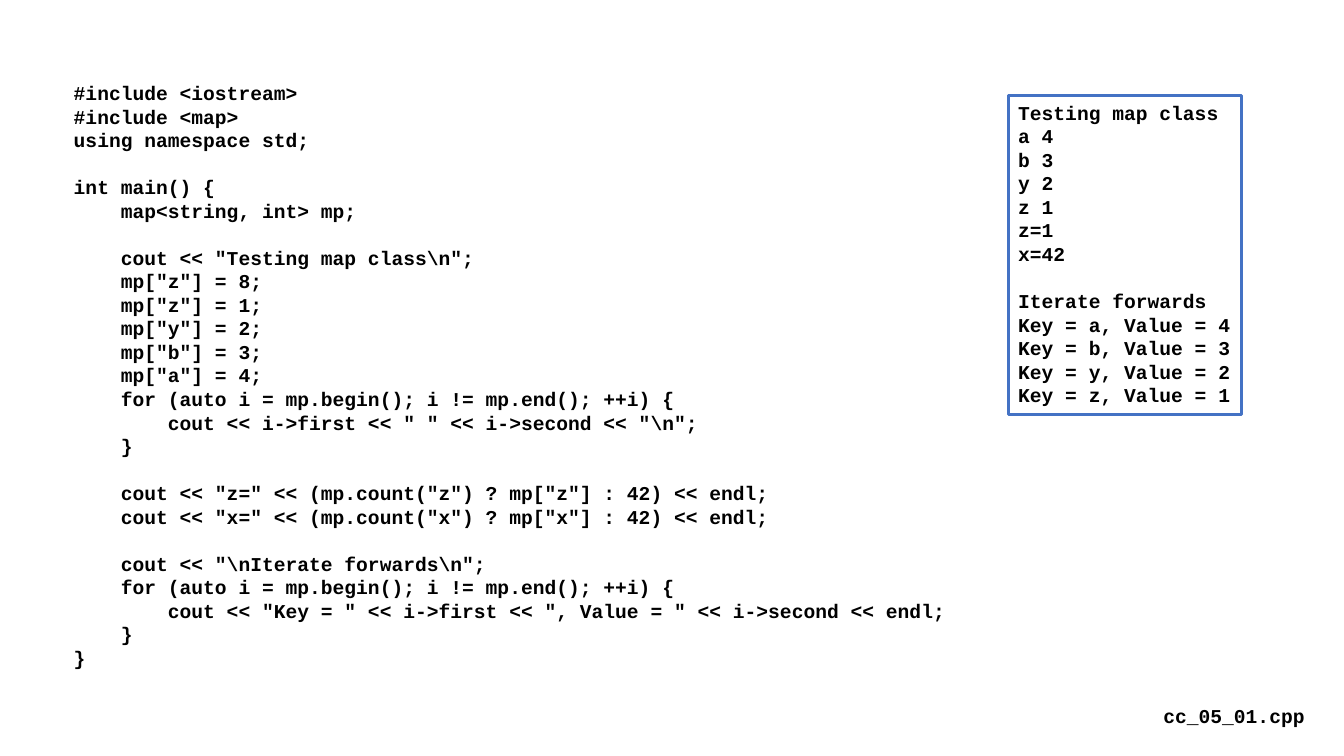
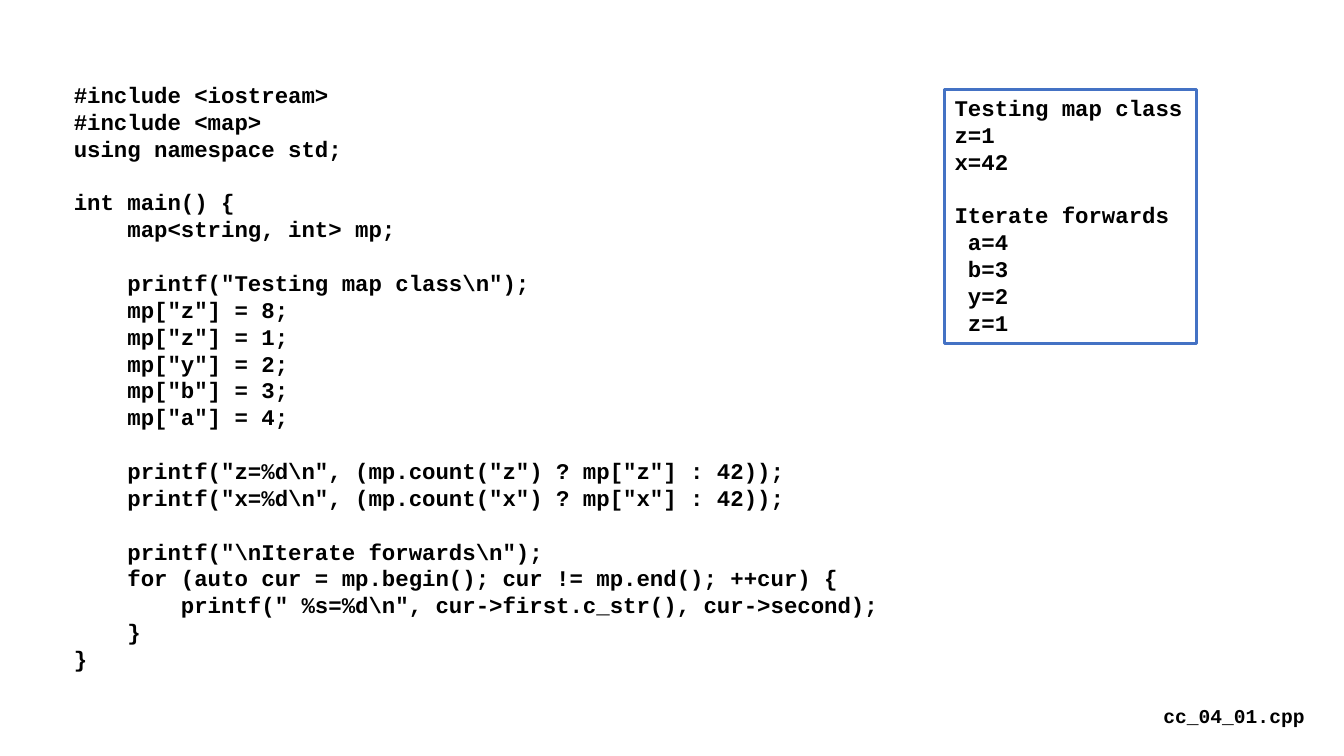
Before and after one commit to csev/cc4e, a slide deck: slide 6 of lectures/CC-04-Maps.pptx (slide 8 before the commit). Drawn at 1344x756 pixels with LibreOffice and Linux fonts; fonts in the diff are those of the drawing. Boxes give left, top, right and bottom in pixels: in the first picture for what was removed or moved away, otherwise in the second. Text is boxed around its words. In the diff, an @@ line names an element or a change of style, - is before the commit and + after.

```diff
--- a/lectures/CC-04-Maps.pptx
+++ b/lectures/CC-04-Maps.pptx
@@ text at [74, 87, 395, 430]: size 14 to 16 pt in "#include <iostream>", "#include <map>", "using namespace std;", "int main() {" and 8 more places @@
@@ rectangle "Testing map class": place and size @@
-rectangle "Testing map class" at [1008, 96, 1242, 414]
+rectangle "Testing map class" at [945, 90, 1197, 344]
@@ text in rectangle at [955, 100, 1182, 224]: size 14 to 16 pt in "Testing map class", "z=1", "x=42", "Iterate forwards" @@
@@ text in rectangle at [1018, 130, 1054, 214]: paragraphs removed @@
-a 4
-b 3
-y 2
-z 1
@@ text in rectangle at [968, 235, 1008, 331]: text changed; size 14 to 16 pt @@
-Key = a, Value = 4
-Key = b, Value = 3
-Key = y, Value = 2
-Key = z, Value = 1
+a=4
+b=3
+y=2
+z=1
@@ text at [127, 275, 529, 296]: text changed; size 14 to 16 pt @@
-cout << "Testing map class\n";
+printf("Testing map class\n");
@@ text at [127, 463, 878, 618]: text changed; size 14 to 16 pt @@
-for (auto i = mp.begin(); i != mp.end(); ++i) {
-cout << i->first << " " << i->second << "\n";
-}
-cout << "z=" << (mp.count("z") ? mp["z"] : 42) << endl;
-cout << "x=" << (mp.count("x") ? mp["x"] : 42) << endl;
-cout << "\nIterate forwards\n";
-for (auto i = mp.begin(); i != mp.end(); ++i) {
-cout << "Key = " << i->first << ", Value = " << i->second << endl;
+printf("z=%d\n", (mp.count("z") ? mp["z"] : 42));
+printf("x=%d\n", (mp.count("x") ? mp["x"] : 42));
+printf("\nIterate forwards\n");
+for (auto cur = mp.begin(); cur != mp.end(); ++cur) {
+printf(" %s=%d\n", cur->first.c_str(), cur->second);
@@ text at [1163, 710, 1304, 727]: text changed @@
-cc_05_01.cpp
+cc_04_01.cpp
```
Also in this commit, not shown: 9 other slides changed, 3 other files.
